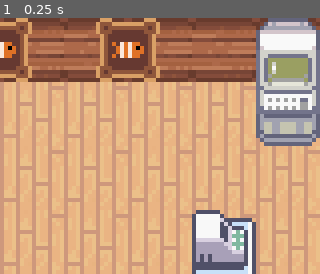
Above: before the commit, frame 1.
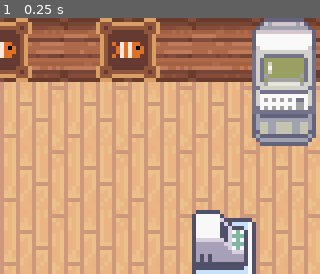
Above: after the commit, the same moment.

Repository: ColinVanderMeer/UntitledFishingGameGodot
Game: Godot game, scene res://shop.tscn
Same seed, same stepped clock (60 frames per second), same inputs: the game is played once before the commit and once after it. The project has no main scene, so this scene is started directly.
Inputs:
- Up to frame 1 (0.25 s): no input
The pictures show only the part of the screen within x 50-100%, y 0-50%; the shares and areas given below are measured in that part.

The runs differ from the first frame. In frame 1, 4.3% of the frame differs, in the area x 78-100%, y 0-50%.

Commit message:
Add basic pc interface

Diff:
--- /dev/null
+++ b/fish_in_pc.gd
@@ -0,0 +1,9 @@
+extends TextureRect
+
+@export var fish_type: Global.fish_list
+
+func _process(_delta):
+	if Global.fish_max_weight[fish_type] == 0:
+		self.modulate = Color(0, 0, 0)
+	else:
+		self.modulate = Color(1, 1, 1)
--- /dev/null
+++ b/pc_interface.gd
@@ -0,0 +1,70 @@
+extends Control
+
+var current_selection_h = 0
+var current_selection_v = 0
+
+var current_selection_display = 0
+
+func _process(_delta):
+	if $FishList.visible && Global.interact:
+	#if true:
+		if Input.is_action_just_pressed("ui_up"):
+			current_selection_v -= 1
+			if current_selection_v < 0:
+				current_selection_v = 3
+		if Input.is_action_just_pressed("ui_down"):
+			current_selection_v += 1
+			if current_selection_v > 3:
+				current_selection_v = 0
+		if Input.is_action_just_pressed("ui_left"):
+			current_selection_h -= 1
+			if current_selection_h < 0:
+				current_selection_h = 3
+		if Input.is_action_just_pressed("ui_right"):
+			current_selection_h += 1
+			if current_selection_h > 3:
+				current_selection_h = 0
+		if Input.is_action_just_pressed("interact"):
+			var current_selection = current_selection_h + current_selection_v * 4
+
+			if current_selection == 15:
+				self.visible = false
+				Global.interact = false
+				return
+
+			if Global.fish_max_weight[current_selection] != 0:
+				print("unlocked!!")
+				$FishList.visible = false
+				$FishInfoDisplay.visible = true
+
+		$FishList/Selector.position[0] = 10 + current_selection_h * 36
+		$FishList/Selector.position[1] = 2 + current_selection_v * 30
+	else:
+		current_selection_h = 0
+		current_selection_v = 0
+
+	if $FishInfoDisplay.visible && Global.interact:
+		if Input.is_action_just_pressed("ui_up"):
+			current_selection_display -= 1
+			if current_selection_display < 0:
+				current_selection_display = 3
+		if Input.is_action_just_pressed("ui_down"):
+			current_selection_display += 1
+			if current_selection_display > 3:
+				current_selection_display = 0
+
+		if Input.is_action_just_pressed("interact"):
+			match current_selection_display:
+				0:
+					pass
+				1:
+					pass
+				2:
+					pass
+				3:
+					$FishInfoDisplay.visible = false
+					$FishList.visible = true
+
+		$FishInfoDisplay/Selector.position[1] = 86 + current_selection_display * 10
+	else:
+		current_selection_display = 0
--- /dev/null
+++ b/pc_interface.tscn
@@ -0,0 +1,237 @@
+[gd_scene load_steps=21 format=3 uid="uid://r3o7q6fpmsu6"]
+
+[ext_resource type="Texture2D" uid="uid://dw53nbpaxlfhq" path="res://assets/Fish/clown.png" id="1_aydsg"]
+[ext_resource type="Script" uid="uid://dhjfih1ahs5sf" path="res://pc_interface.gd" id="1_mbypa"]
+[ext_resource type="Script" uid="uid://bbxcyjpno47ah" path="res://fish_in_pc.gd" id="2_mbypa"]
+[ext_resource type="Texture2D" uid="uid://ubjl8703ftqt" path="res://assets/Fish/cod.png" id="3_abqq5"]
+[ext_resource type="Texture2D" uid="uid://bwy1ycix67i2p" path="res://assets/Fish/salmon.png" id="4_61320"]
+[ext_resource type="Texture2D" uid="uid://bl2k127036khg" path="res://assets/Fish/pufferfish.png" id="5_sah08"]
+[ext_resource type="Texture2D" uid="uid://dxeciojdl6ik5" path="res://assets/Fish/tuna.png" id="6_t1mc5"]
+[ext_resource type="Texture2D" uid="uid://bf0232rbc6aju" path="res://assets/Fish/sea_bass.png" id="7_wgiiq"]
+[ext_resource type="Texture2D" uid="uid://4o2pub715omi" path="res://assets/Fish/catfish.png" id="8_cdw8r"]
+[ext_resource type="Texture2D" uid="uid://bula0cki2kpwt" path="res://assets/Fish/pig_fish.png" id="9_t4tpg"]
+[ext_resource type="Texture2D" uid="uid://cr5c3rbyd0sp2" path="res://assets/Fish/singing_fish.png" id="10_xibks"]
+[ext_resource type="Texture2D" uid="uid://pnm11y1jqmym" path="res://assets/Fish/machine_fish.png" id="11_1fgrh"]
+[ext_resource type="Texture2D" uid="uid://cv2byp7sjpmqc" path="res://assets/Fish/drimp.png" id="12_7hf4y"]
+[ext_resource type="Texture2D" uid="uid://fvha1yjq5yvh" path="res://assets/Fish/shark.png" id="13_rtlov"]
+[ext_resource type="Texture2D" uid="uid://da5piwn7g24c8" path="res://assets/Fish/orpheus.png" id="14_8lq2i"]
+[ext_resource type="Texture2D" uid="uid://bnlph0w61wsrr" path="res://assets/Fish/at_fish.png" id="15_1op6q"]
+[ext_resource type="Texture2D" uid="uid://dn0ee0jmadqx7" path="res://assets/Fish/magical_frog.png" id="16_ghmfo"]
+[ext_resource type="Texture2D" uid="uid://d07b0qqaeyj8s" path="res://assets/selector.png" id="17_x7j1b"]
+[ext_resource type="Theme" uid="uid://cqlcjx0e4f7ox" path="res://new_theme.tres" id="19_abqq5"]
+
+[sub_resource type="StyleBoxFlat" id="StyleBoxFlat_aydsg"]
+bg_color = Color(0.6, 0.6, 0.6, 0)
+border_width_left = 1
+border_width_top = 1
+border_width_right = 1
+border_width_bottom = 1
+border_color = Color(1, 1, 0, 1)
+corner_radius_top_left = 5
+corner_radius_top_right = 5
+corner_radius_bottom_right = 5
+corner_radius_bottom_left = 5
+
+[node name="PcInterface" type="Control" groups=["PcInterface"]]
+visible = false
+layout_mode = 3
+anchors_preset = 15
+anchor_right = 1.0
+anchor_bottom = 1.0
+grow_horizontal = 2
+grow_vertical = 2
+script = ExtResource("1_mbypa")
+
+[node name="FishList" type="Panel" parent="."]
+layout_mode = 0
+offset_right = 160.0
+offset_bottom = 128.0
+
+[node name="GridContainer" type="GridContainer" parent="FishList"]
+layout_mode = 0
+offset_left = 13.0
+offset_top = 5.0
+offset_right = 58.0
+offset_bottom = 44.0
+scale = Vector2(3, 3)
+theme_override_constants/h_separation = 4
+theme_override_constants/v_separation = 2
+columns = 4
+
+[node name="clown" type="TextureRect" parent="FishList/GridContainer"]
+layout_mode = 2
+texture = ExtResource("1_aydsg")
+script = ExtResource("2_mbypa")
+
+[node name="cod" type="TextureRect" parent="FishList/GridContainer"]
+layout_mode = 2
+texture = ExtResource("3_abqq5")
+script = ExtResource("2_mbypa")
+fish_type = 1
+
+[node name="salmon" type="TextureRect" parent="FishList/GridContainer"]
+layout_mode = 2
+texture = ExtResource("4_61320")
+script = ExtResource("2_mbypa")
+fish_type = 2
+
+[node name="pufferfish" type="TextureRect" parent="FishList/GridContainer"]
+layout_mode = 2
+texture = ExtResource("5_sah08")
+script = ExtResource("2_mbypa")
+fish_type = 3
+
+[node name="tuna" type="TextureRect" parent="FishList/GridContainer"]
+layout_mode = 2
+texture = ExtResource("6_t1mc5")
+script = ExtResource("2_mbypa")
+fish_type = 4
+
+[node name="sea_bass" type="TextureRect" parent="FishList/GridContainer"]
+layout_mode = 2
+texture = ExtResource("7_wgiiq")
+script = ExtResource("2_mbypa")
+fish_type = 5
+
+[node name="catfish" type="TextureRect" parent="FishList/GridContainer"]
+layout_mode = 2
+texture = ExtResource("8_cdw8r")
+script = ExtResource("2_mbypa")
+fish_type = 6
+
+[node name="pig_fish" type="TextureRect" parent="FishList/GridContainer"]
+layout_mode = 2
+texture = ExtResource("9_t4tpg")
+script = ExtResource("2_mbypa")
+fish_type = 7
+
+[node name="singing_fish" type="TextureRect" parent="FishList/GridContainer"]
+layout_mode = 2
+texture = ExtResource("10_xibks")
+script = ExtResource("2_mbypa")
+fish_type = 8
+
+[node name="machine_fish" type="TextureRect" parent="FishList/GridContainer"]
+layout_mode = 2
+texture = ExtResource("11_1fgrh")
+script = ExtResource("2_mbypa")
+fish_type = 9
+
+[node name="drimp" type="TextureRect" parent="FishList/GridContainer"]
+layout_mode = 2
+texture = ExtResource("12_7hf4y")
+script = ExtResource("2_mbypa")
+fish_type = 10
+
+[node name="shark" type="TextureRect" parent="FishList/GridContainer"]
+layout_mode = 2
+texture = ExtResource("13_rtlov")
+script = ExtResource("2_mbypa")
+fish_type = 11
+
+[node name="orpheus" type="TextureRect" parent="FishList/GridContainer"]
+layout_mode = 2
+texture = ExtResource("14_8lq2i")
+script = ExtResource("2_mbypa")
+fish_type = 12
+
+[node name="at_fish" type="TextureRect" parent="FishList/GridContainer"]
+layout_mode = 2
+texture = ExtResource("15_1op6q")
+script = ExtResource("2_mbypa")
+fish_type = 13
+
+[node name="magical_frog" type="TextureRect" parent="FishList/GridContainer"]
+layout_mode = 2
+texture = ExtResource("16_ghmfo")
+script = ExtResource("2_mbypa")
+fish_type = 14
+
+[node name="BackButton" type="TextureRect" parent="FishList/GridContainer"]
+layout_mode = 2
+texture = ExtResource("17_x7j1b")
+
+[node name="Selector" type="Panel" parent="FishList"]
+layout_mode = 0
+offset_left = 10.0
+offset_top = 2.0
+offset_right = 40.0
+offset_bottom = 32.0
+theme_override_styles/panel = SubResource("StyleBoxFlat_aydsg")
+
+[node name="FishInfoDisplay" type="Panel" parent="."]
+visible = false
+layout_mode = 0
+offset_right = 160.0
+offset_bottom = 128.0
+theme = ExtResource("19_abqq5")
+
+[node name="AtFish" type="Sprite2D" parent="FishInfoDisplay"]
+position = Vector2(15, 10)
+scale = Vector2(4, 4)
+texture = ExtResource("15_1op6q")
+centered = false
+
+[node name="Label" type="Label" parent="FishInfoDisplay"]
+layout_mode = 0
+offset_left = 62.0
+offset_top = 3.0
+offset_right = 158.0
+offset_bottom = 122.0
+text = "This is now full of text so that I can see how much text I can fit into a box about this size, I may change it to word wrap mode too so it's slightly more readable if I can squeeze in lots of"
+autowrap_mode = 1
+
+[node name="MaxWeightLabel" type="Label" parent="FishInfoDisplay"]
+offset_left = 5.0
+offset_top = 49.0
+offset_right = 47.0
+offset_bottom = 72.0
+text = "Weight:"
+
+[node name="MaxWeight" type="Label" parent="FishInfoDisplay"]
+layout_mode = 0
+offset_left = 5.0
+offset_top = 59.0
+offset_right = 53.0
+offset_bottom = 68.0
+text = "12.54 Kg"
+
+[node name="DisplayFrameLabel" type="Label" parent="FishInfoDisplay"]
+offset_left = 5.0
+offset_top = 76.0
+offset_right = 47.0
+offset_bottom = 99.0
+text = "Display"
+
+[node name="DisplayFrame2" type="Label" parent="FishInfoDisplay"]
+offset_left = 15.0
+offset_top = 86.0
+offset_right = 57.0
+offset_bottom = 109.0
+text = "Frame 1"
+
+[node name="DisplayFrame3" type="Label" parent="FishInfoDisplay"]
+offset_left = 15.0
+offset_top = 96.0
+offset_right = 57.0
+offset_bottom = 119.0
+text = "Frame 2"
+
+[node name="DisplayFrame4" type="Label" parent="FishInfoDisplay"]
+offset_left = 15.0
+offset_top = 106.0
+offset_right = 57.0
+offset_bottom = 129.0
+text = "Frame 3"
+
+[node name="Exit" type="Label" parent="FishInfoDisplay"]
+offset_left = 15.0
+offset_top = 116.0
+offset_right = 57.0
+offset_bottom = 139.0
+text = "Exit"
+
+[node name="Selector" type="Sprite2D" parent="FishInfoDisplay"]
+position = Vector2(7, 86)
+texture = ExtResource("17_x7j1b")
+centered = false
--- a/player.gd
+++ b/player.gd
@@ -16,6 +16,7 @@
 @onready var textBox = userInterface.get_node("TextBox")
 @onready var textBoxLabel = userInterface.get_node("TextBox/TextBoxLabel")
 @onready var textBoxFishSprite = userInterface.get_node("TextBox/FishSprite")
+
 
 var rng = RandomNumberGenerator.new()
 
@@ -222,6 +223,12 @@
 					textBox.visible = true
 					Global.interact = true
 
+			"open_pc":
+				var pcInterface = get_tree().get_nodes_in_group("PcInterface")[0]
+				if !Global.interact:
+					pcInterface.visible = true
+					Global.interact = true
+
 			"fish_area":
 				if Global.interact: # If fishing
 					if fish_hooked && !fish_box_up:
--- a/project.godot
+++ b/project.godot
@@ -33,6 +33,7 @@
 [global_group]
 
 UserInterface=""
+PcInterface=""
 
 [input]
 
--- a/shop.tscn
+++ b/shop.tscn
@@ -12,6 +12,7 @@
 [ext_resource type="Texture2D" uid="uid://d0heyxpnc50l6" path="res://assets/shopCounter.png" id="8_sw5c6"]
 [ext_resource type="Texture2D" uid="uid://co17kja7mubaa" path="res://assets/pc.png" id="10_e23gp"]
 [ext_resource type="PackedScene" uid="uid://tunphkrbul7k" path="res://user_interface.tscn" id="12_msgp6"]
+[ext_resource type="PackedScene" uid="uid://r3o7q6fpmsu6" path="res://pc_interface.tscn" id="13_e23gp"]
 
 [sub_resource type="RectangleShape2D" id="RectangleShape2D_myf4l"]
 size = Vector2(20, 4)
@@ -163,10 +164,12 @@
 shape = SubResource("RectangleShape2D_rrolr")
 
 [node name="PC" type="Area2D" parent="Entities"]
+position = Vector2(-1, 0)
 collision_layer = 2
 collision_mask = 0
 monitoring = false
 script = ExtResource("8_p5a0g")
+interact_type = "open_pc"
 
 [node name="CollisionShape2D" type="CollisionShape2D" parent="Entities/PC"]
 position = Vector2(152, 16)
@@ -186,3 +189,5 @@
 position = Vector2(98, 107)
 
 [node name="UserInterface" parent="." instance=ExtResource("12_msgp6")]
+
+[node name="PcInterface" parent="." instance=ExtResource("13_e23gp")]
Not shown, added: fish_in_pc.gd.uid
Not shown, added: pc_interface.gd.uid
Not shown: 1 places in shop.tscn that only renumber resources
